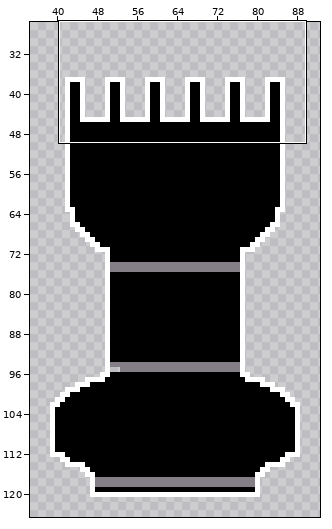
Two states of a pixel-art file, aseprite/Rook_Black.aseprite. The picture above shows the old version from afar; the outline marks the close-up.
Close-up. Earlier state:
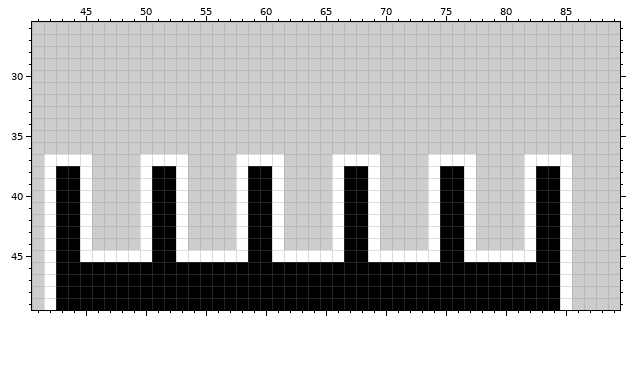
128x128 pixels, 1 frame. Shown: x 41..89, y 26..49. The wide view leaves out empty margins.
And afterwards:
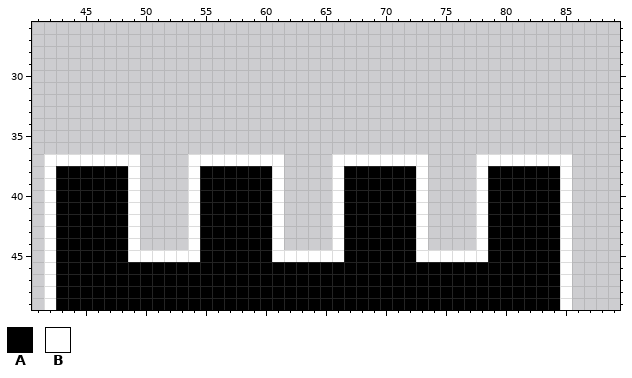
Palette (. is transparent): A #000000  B #ffffff
Diff:
layer "Layer" added
layer "Left" removed
layer "Right" removed
The edit adds colour A in rows 38 to 44 at x 46 to 48, 55 to 57, 70 to 72 and 79 to 81.
Colour B gives way to colour A in rows 38 to 44 at x 45, 58, 69 and 82; in row 45 at x 45 to 48, 55 to 58, 69 to 72 and 79 to 82.
The edit adds colour B in row 37 at x 46 to 49, 54 to 57, 70 to 73 and 78 to 81; in rows 38 to 44 at x 49, 54, 73 and 78.
Colour A gives way to colour B in row 45 at x 51 to 52 and 75 to 76.
The author cleared colour A in rows 38 to 44 at x 51 to 52 and 75 to 76.
The author cleared colour B in row 37 at x 50 to 53 and 74 to 77; in rows 38 to 44 at x 50, 53, 74 and 77.
